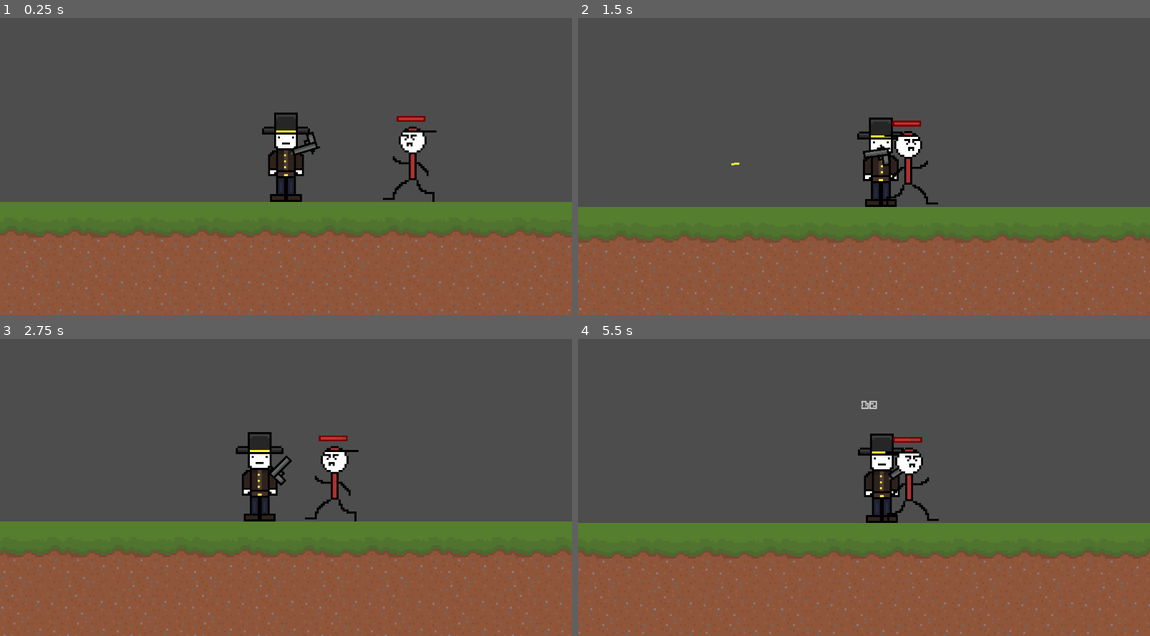
Above: before the commit, frames 1-4 (two rows, left to right).
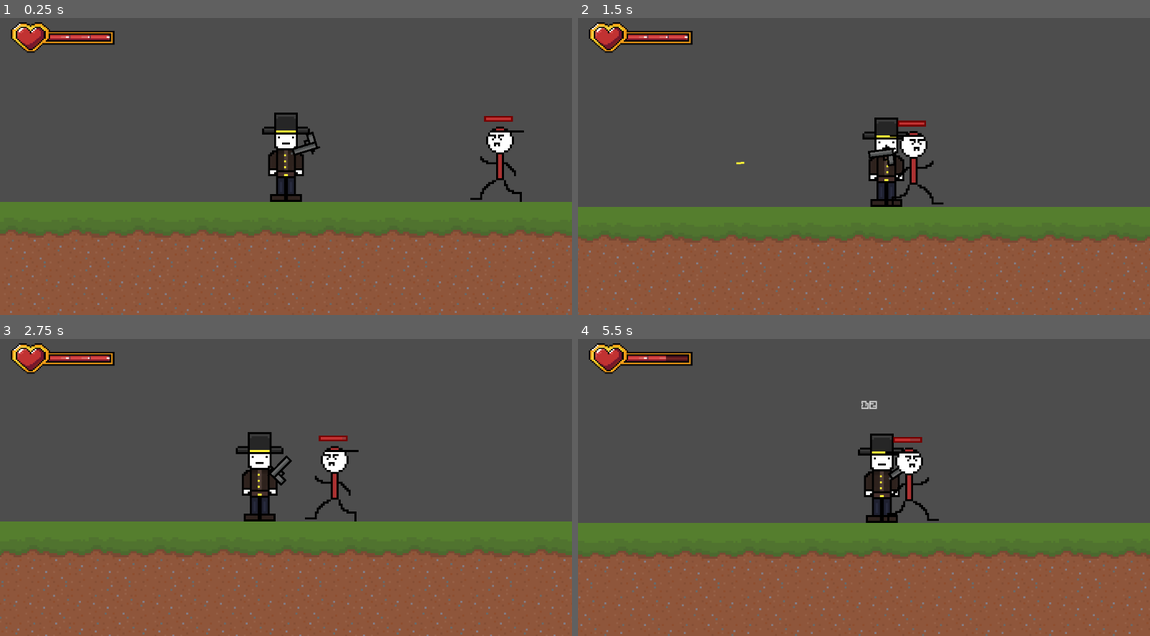
Above: after the commit, the same moments.

Repository: ForwardMeansGo/Shoot-To-Kill
Game: Godot game, scene res://Scenes/level_01.tscn
The game is run twice, just before and just after one commit, with the same random seed, the same clock (stepped at 60 frames per second) and the same inputs. Sound files missing from this copy of the repository are replaced by a short silence.
Inputs (mouse positions are in pixels of both pictures, inside the frame that each line leads up to):
- Up to frame 1 (0.25 s): no input
- Up to frame 2 (1.5 s): move the mouse to (989, 136) at 0.52 s; hold D (move_right) from 0.53 s (still down); click (989, 136) at 0.6 s; tap Space (jump) at 0.77 s; move the mouse to (749, 169) at 1.27 s; click (749, 169) at 1.35 s
- Up to frame 3 (2.75 s): tap Space (jump) at 1.52 s; move the mouse to (343, 404) at 2.02 s; release D (move_right) at 2.03 s; hold A (move_left) from 2.03 s (still down); click (343, 404) at 2.1 s
- Up to frame 4 (5.5 s): move the mouse to (835, 540) at 2.77 s; release A (move_left) at 2.78 s; hold D (move_right) 2.78-4.28 s; click (835, 540) at 2.85 s; tap Space (jump) at 3.02, 3.77, 4.52 s; move the mouse to (1035, 523) at 3.52 s; click (1035, 523) at 3.6 s; move the mouse to (692, 428) at 4.27 s; hold A (move_left) 4.28-5.03 s; click (692, 428) at 4.35 s; move the mouse to (892, 475) at 5.02 s; hold D (move_right) from 5.03 s (still down); click (892, 475) at 5.1 s

The runs differ from the first frame. In frame 1, 2.5% of the frame differs, in the area x 1-92%, y 1-62%; in frame 2, 4.7%, in the area x 0-100%, y 1-100%; in frame 3, 2.9%; in frame 4, 2.9%.

Commit message:
Health/HUD change & Player Damage

Diff:
--- a/game/Scenes/enemy.tscn
+++ b/game/Scenes/EnemyBasic.tscn
@@ -1,13 +1,16 @@
-[gd_scene load_steps=7 format=3 uid="uid://b24ka108g6bnw"]
+[gd_scene load_steps=8 format=3 uid="uid://b24ka108g6bnw"]
 
 [ext_resource type="Script" uid="uid://duycd31rxckwt" path="res://Scripts/enemies/enemy.gd" id="1_hghv2"]
 [ext_resource type="Texture2D" uid="uid://d3sxprflqadv8" path="res://Assets/Sprites/Enemy/Demo Enemy.png" id="2_1f0kj"]
 [ext_resource type="PackedScene" uid="uid://deefc1di02kvu" path="res://Scenes/damage_number.tscn" id="2_0830c"]
-[ext_resource type="Texture2D" uid="uid://dsfvqaytjsgf5" path="res://Assets/Sprites/Enemy/Healthbar1Empty.png" id="3_287tu"]
-[ext_resource type="Texture2D" uid="uid://carhoqcpgfk70" path="res://Assets/Sprites/Enemy/Healthbar1Progress.png" id="3_afpow"]
+[ext_resource type="Texture2D" uid="uid://dsfvqaytjsgf5" path="res://Assets/Sprites/Enemy/EnemyHealthbar1Background.png" id="3_287tu"]
+[ext_resource type="Texture2D" uid="uid://ballj2pmtnuag" path="res://Assets/Sprites/Enemy/Healthbar1Progress.png" id="3_afpow"]
 
 [sub_resource type="RectangleShape2D" id="RectangleShape2D_1f0kj"]
 size = Vector2(16, 39)
+
+[sub_resource type="RectangleShape2D" id="RectangleShape2D_rfug7"]
+size = Vector2(23, 39)
 
 [node name="Enemy" type="CharacterBody2D" groups=["enemies"]]
 collision_layer = 4
@@ -37,3 +40,7 @@
 [node name="DamageArea" type="Area2D" parent="."]
 collision_layer = 4
 collision_mask = 2
+
+[node name="CollisionShape2D" type="CollisionShape2D" parent="DamageArea"]
+position = Vector2(18.5, 20.5)
+shape = SubResource("RectangleShape2D_rfug7")
--- /dev/null
+++ b/game/Scenes/HUD.tscn
@@ -0,0 +1,19 @@
+[gd_scene load_steps=4 format=3 uid="uid://bgl3dadmuu1pk"]
+
+[ext_resource type="Texture2D" uid="uid://c7x73ifakp7c0" path="res://Assets/Sprites/Player/PlayerHealthBarBackground.png" id="1_fccik"]
+[ext_resource type="Texture2D" uid="uid://db3ic04em8pgm" path="res://Assets/Sprites/Player/PlayerHealthBarProgress.png" id="2_bjfho"]
+[ext_resource type="Script" uid="uid://d1o2beya4onqv" path="res://Scripts/hud.gd" id="3_psnte"]
+
+[node name="HUD" type="CanvasLayer"]
+script = ExtResource("3_psnte")
+
+[node name="PlayerHealthBar" type="TextureProgressBar" parent="."]
+z_index = 10
+offset_right = 200.0
+offset_bottom = 64.0
+scale = Vector2(3.1591723, 2.7712262)
+size_flags_vertical = 4
+step = 10.0
+value = 100.0
+texture_under = ExtResource("1_fccik")
+texture_progress = ExtResource("2_bjfho")
--- a/game/Scenes/level_01.tscn
+++ b/game/Scenes/level_01.tscn
@@ -1,8 +1,9 @@
-[gd_scene load_steps=6 format=4 uid="uid://u2kv25rfoa8m"]
+[gd_scene load_steps=7 format=4 uid="uid://u2kv25rfoa8m"]
 
 [ext_resource type="PackedScene" uid="uid://bfwdbdyqwvha" path="res://Scenes/player.tscn" id="1_f6slu"]
 [ext_resource type="Texture2D" uid="uid://d4huyxawml7lx" path="res://Assets/Sprites/Tilesets/Demo World 1.png" id="2_fr3la"]
-[ext_resource type="PackedScene" uid="uid://b24ka108g6bnw" path="res://Scenes/enemy.tscn" id="3_pkws4"]
+[ext_resource type="PackedScene" uid="uid://b24ka108g6bnw" path="res://Scenes/EnemyBasic.tscn" id="3_pkws4"]
+[ext_resource type="PackedScene" uid="uid://bgl3dadmuu1pk" path="res://Scenes/HUD.tscn" id="4_s7ctl"]
 
 [sub_resource type="TileSetAtlasSource" id="TileSetAtlasSource_pkws4"]
 texture = ExtResource("2_fr3la")
@@ -31,8 +32,11 @@
 tile_map_data = PackedByteArray("AAADAAAAAQAAAAAAAAACAAAAAQAAAAAAAAABAAAAAQAAAAAAAAAAAAAAAQAAAAAAAAAEAAAAAQAAAAAAAAAFAA …(2080 unchanged characters)…
 tile_set = SubResource("TileSet_s7ctl")
 
-[node name="Enemies" type="Node" parent="."]
+[node name="Enemies" type="Node2D" parent="."]
+position = Vector2(-40, -34)
 
 [node name="Enemy" parent="Enemies" node_paths=PackedStringArray("player") instance=ExtResource("3_pkws4")]
-position = Vector2(165, -41)
+position = Vector2(249, -17)
 player = NodePath("../../Player")
+
+[node name="HUD" parent="." instance=ExtResource("4_s7ctl")]
--- a/game/Scenes/player.tscn
+++ b/game/Scenes/player.tscn
@@ -8,7 +8,7 @@
 [sub_resource type="RectangleShape2D" id="RectangleShape2D_v0iea"]
 size = Vector2(10, 17.3679)
 
-[node name="Player" type="CharacterBody2D" groups=["Player"]]
+[node name="Player" type="CharacterBody2D" groups=["player"]]
 collision_layer = 2
 collision_mask = 5
 script = ExtResource("1_cvnsp")
--- a/game/Scripts/enemies/enemy.gd
+++ b/game/Scripts/enemies/enemy.gd
@@ -5,18 +5,34 @@
 @export var max_health: int = 100
 @export var player: CharacterBody2D
 @export var damage_number_scene: PackedScene
+@export var contact_damage: int = 10
+@export var contact_cooldown: float = 0.5
 
 @onready var sprite: Sprite2D = $Sprite2D
 @onready var health_bar: TextureProgressBar = $HealthBar
 
 var current_health: int
+var contact_timer: float = 0.0
 
 func _ready() -> void:
 	current_health = max_health
 	add_to_group("enemy") # so bullets can recognise this as an enemy
 	_update_health_bar()
 
+	# Connect DamageArea safely
+	if has_node("DamageArea"):
+		var da: Area2D = $DamageArea
+		if not da.body_entered.is_connected(_on_damage_area_body_entered):
+			da.body_entered.connect(_on_damage_area_body_entered)
+			print("DamageArea connected for ", name)
+
 func _physics_process(delta: float) -> void:
+	# Update contact timer
+	if contact_timer > 0.0:
+		contact_timer -= delta
+		if contact_timer < 0.0:
+			contact_timer = 0.0
+
 	# Gravity
 	if not is_on_floor():
 		velocity.y += gravity * delta
@@ -66,6 +82,23 @@
 		health_bar.max_value = max_health
 		health_bar.value = current_health
 
+func _on_damage_area_body_entered(body: Node) -> void:
+	print("DamageArea entered by: ", body, " name=", body.name, " groups=", body.get_groups())
+
+	if contact_timer > 0.0:
+		return
+
+	var target := body
+
+	# if the collider isn't in the player group but their parent is, use parent
+	if not target.is_in_group("player") and target.get_parent() and target.get_parent().is_in_group("player"):
+		target = target.get_parent()
+
+	if target.is_in_group("player") and target.has_method("take_damage"):
+		print("Dealing contact damage to: ", target.name)
+		target.take_damage(contact_damage)
+		contact_timer = contact_cooldown
+
 func die() -> void:
 	# Later: play death animation, spawn particles, drop loot etc.
 	queue_free()
--- /dev/null
+++ b/game/Scripts/hud.gd
@@ -0,0 +1,54 @@
+extends CanvasLayer
+
+@onready var health_bar: TextureProgressBar = $PlayerHealthBar
+@export var player_path: NodePath = ^"../Player"
+
+var player: Node = null
+
+func _ready() -> void:
+	# Find the player
+	if player_path != NodePath():
+		if has_node(player_path):
+			player = get_node(player_path)
+		else:
+			push_error("HUD: player_path is set but node not found: " + str(player_path))
+			return
+	else:
+		if get_parent().has_node("Player"):
+			player = get_parent().get_node("Player")
+		else:
+			push_error("HUD: Could not find Player as sibling of HUD")
+			return
+
+	if player == null:
+		push_error("HUD: Player is null")
+		return
+
+	# Connect to health_changed signal if it exists
+	if player.has_signal("health_changed"):
+		if not player.health_changed.is_connected(_on_player_health_changed):
+			player.health_changed.connect(_on_player_health_changed)
+	else:
+		push_warning("HUD: Player has no 'health_changed' signal")
+
+	# Initialize bar from current player health (if fields exist)
+	var max_h := 100
+	var cur_h := 100
+
+	if "max_health" in player:
+		max_h = player.max_health
+	if "current_health" in player:
+		cur_h = player.current_health
+
+	if health_bar:
+		health_bar.visible = true
+		health_bar.max_value = max_h
+		health_bar.value = cur_h
+		print("HUD: Initialized health bar -> ", cur_h, "/", max_h)
+	else:
+		push_error("HUD: health_bar (PlayerHealthBar) not found under HUD")
+
+func _on_player_health_changed(current: int, max: int) -> void:
+	if health_bar:
+		health_bar.max_value = max
+		health_bar.value = current
--- a/game/Scripts/player.gd
+++ b/game/Scripts/player.gd
@@ -9,7 +9,15 @@
 const JUMP_FORCE: float = -250.0
 const GRAVITY: float = 1200.0
 
+@export var max_health: int = 100
+@export var invulnerability_time: float = 0.5
+
+signal health_changed(current_health: int, max_health: int)
+signal died
+
 var weapon_base_offset: Vector2
+var current_health: int
+var invuln_timer: float = 0.0
 
 func _ready() -> void:
 	weapon_base_offset = weapon_holder.position
@@ -17,6 +25,10 @@
 	# Connect weapon fired signal -> camera shake
 	if gun != null and gun.has_signal("fired"):
 		gun.connect("fired", Callable(self, "_on_weapon_fired"))
+
+	# Initialize health
+	current_health = max_health
+	emit_signal("health_changed", current_health, max_health)
 
 func _physics_process(delta: float) -> void:
 	# Gravity
@@ -37,6 +49,12 @@
 	move_and_slide()
 
 func _process(delta: float) -> void:
+	# Update invulnerability timer
+	if invuln_timer > 0.0:
+		invuln_timer -= delta
+		if invuln_timer < 0.0:
+			invuln_timer = 0.0
+
 	if gun == null:
 		return
 
@@ -68,3 +86,21 @@
 func _on_weapon_fired(strength: float, duration: float) -> void:
 	if cam != null:
 		cam.start_shake(strength, duration)
+
+func take_damage(amount: int) -> void:
+	if invuln_timer > 0.0:
+		return
+
+	current_health = max(current_health - amount, 0)
+	invuln_timer = invulnerability_time
+
+	emit_signal("health_changed", current_health, max_health)
+	print("Player took damage: ", amount, " -> HP: ", current_health, "/", max_health)
+
+	if current_health <= 0:
+		die()
+
+func die() -> void:
+	emit_signal("died")
+	print("Player died, reloading scene...")
+	get_tree().reload_current_scene()
Binary file added: game/Assets/Sprites/Enemy/EnemyHealthbar1Background.png
Binary file added: game/Assets/Sprites/Enemy/EnemyHealthbar1Progress.png
Binary file added: game/Assets/Sprites/Player/PlayerHealthBarBackground.png
Binary file added: game/Assets/Sprites/Player/PlayerHealthBarProgress.png
Not shown, added: game/Scripts/hud.gd.uid
Not shown, changed: docs/file_structure.md
Not shown, changed: docs/gameplay_systems.md
Not shown, changed: docs/project_index.md
Not shown, changed: docs/todos.md
